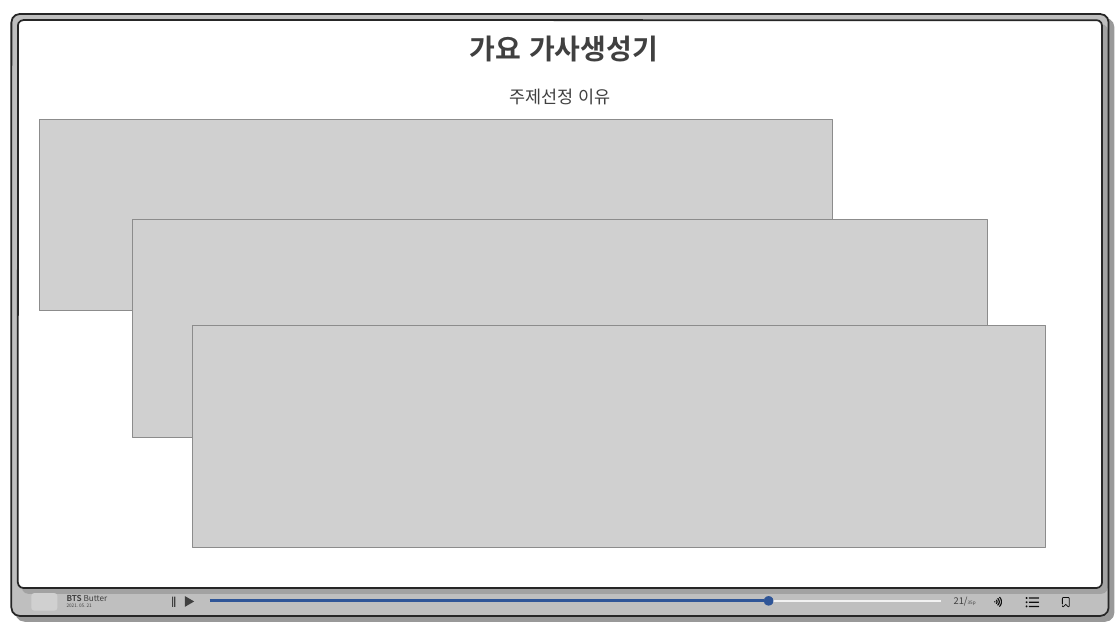
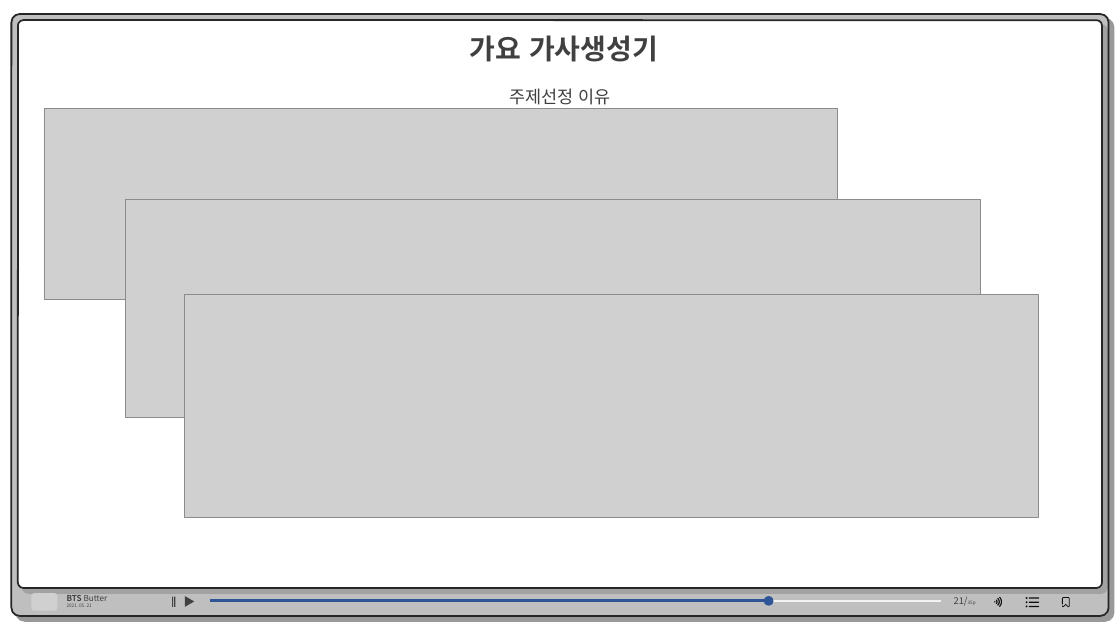
Before and after one commit to angelless00/KDT, a slide deck: slide 3 of 프로젝트/1030 개인프로젝트/김아란-가사생성모델 1차발표.pptx. Drawn at 1120x630 pixels with LibreOffice and Linux fonts; fonts in the diff are those of the drawing; grey boxes stand for pictures. Boxes give left, top, right and bottom in pixels: in the first picture for what was removed or moved away, otherwise in the second. Text is boxed around its words. In the diff, an @@ line names an element or a change of style, - is before the commit and + after.

```diff
--- a/프로젝트/1030 개인프로젝트/김아란-가사생성모델 1차발표.pptx
+++ b/프로젝트/1030 개인프로젝트/김아란-가사생성모델 1차발표.pptx
@@ picture: place and size @@
-picture at [39,119,833,311]
+picture at [45,108,839,300]
@@ picture: place and size @@
-picture at [133,219,988,437]
+picture at [125,199,981,417]
@@ picture: place and size @@
-picture at [192,325,1046,548]
+picture at [185,295,1038,518]
```
Also in this commit, not shown: 1 other slide changed, 2 slides added, 19 other files.
